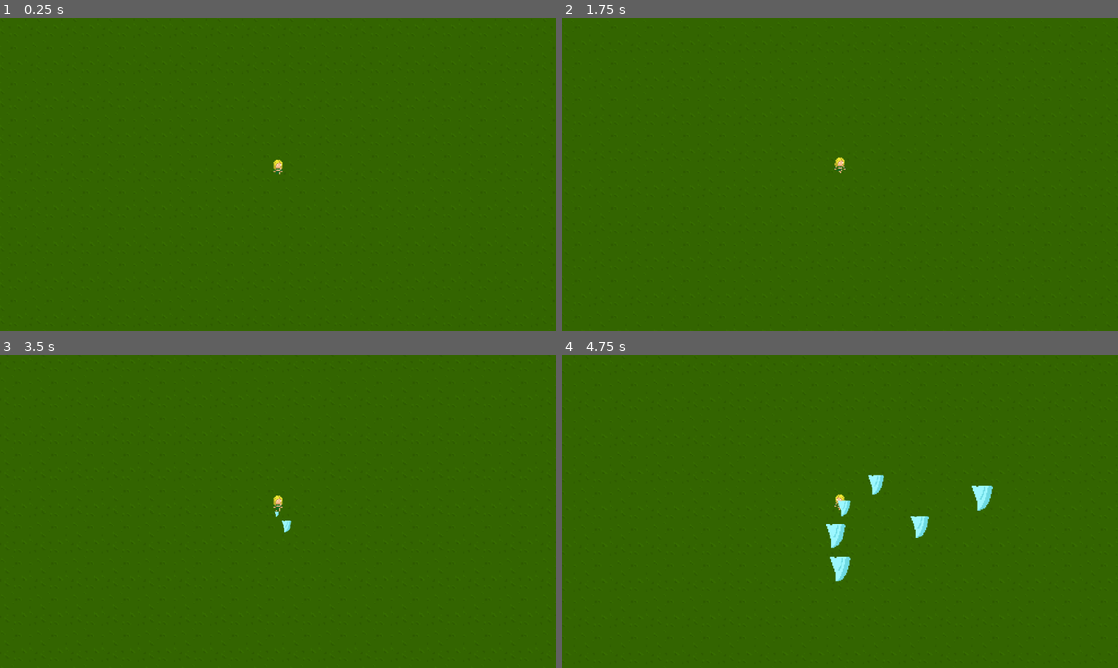
Above: before the commit, frames 1-4 (two rows, left to right).
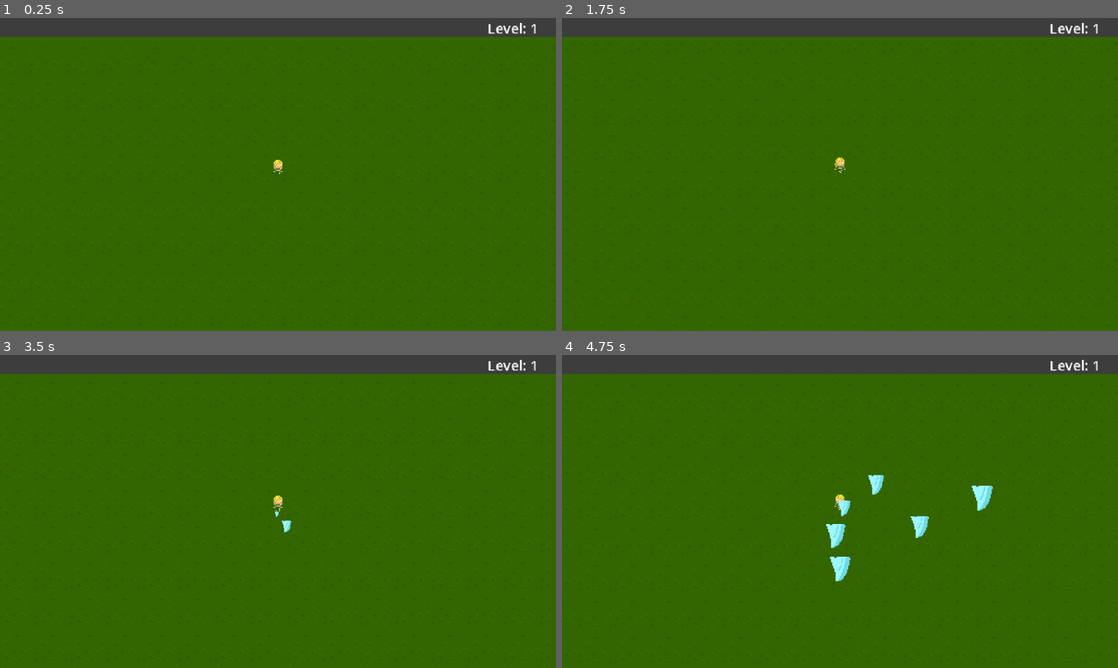
Above: after the commit, the same moments.

Repository: VlastaSeNemyje/VampiresClone
Game: Godot game, scene res://Scenes/world.tscn
Same seed, same stepped clock (60 frames per second), same inputs: the game is played once before the commit and once after it. Sound files missing from this copy of the repository are replaced by a short silence.
Inputs:
- Up to frame 1 (0.25 s): no input
- Up to frame 2 (1.75 s): tap Enter at 0.5 s; hold D (right) 0.53-1.28 s; tap Space at 1.25 s; hold S (down) from 1.28 s (still down)
- Up to frame 3 (3.5 s): tap Enter at 2 s; release S (down) at 2.03 s; hold D (right) 2.03-2.78 s; tap Space at 2.75 s; hold W (up) from 2.78 s (still down)
- Up to frame 4 (4.75 s): release W (up) at 3.53 s; hold A (left) from 3.53 s (still down)

The runs differ from the first frame. In frame 1, 6.0% of the frame differs, in the area x 0-100%, y 0-6%; in frame 2, 6.0%; in frame 3, 6.0%; in frame 4, 6.0%.

Commit message:
create experience

Diff:
--- a/vampires-clone/Scenes/enemy.tscn
+++ b/vampires-clone/Scenes/enemy.tscn
@@ -202,7 +202,6 @@
 
 [node name="snd_hit" type="AudioStreamPlayer2D" parent="." unique_id=1017698475]
 stream = ExtResource("6_ghaa6")
-bus = &"VFX"
 
 [connection signal="hurt" from="HurtBox" to="." method="_on_hurt_box_hurt"]
 
--- a/vampires-clone/Scenes/exp_gem.tscn
+++ b/vampires-clone/Scenes/exp_gem.tscn
@@ -2,33 +2,26 @@
 
 [ext_resource type="Texture2D" uid="uid://be8ccxkuggogn" path="res://Textures/Sprites/GemGreen.png" id="1_j05ow"]
 [ext_resource type="Script" uid="uid://d4lght03e0qoi" path="res://Scripts/exp_gem.gd" id="1_xpps1"]
-
-[sub_resource type="AtlasTexture" id="AtlasTexture_xpps1"]
-atlas = ExtResource("1_j05ow")
-region = Rect2(1, 1, 30, 30)
-
-[sub_resource type="SpriteFrames" id="SpriteFrames_meakw"]
-animations = [{
-"frames": [{
-"duration": 1.0,
-"texture": SubResource("AtlasTexture_xpps1")
-}],
-"loop": true,
-"name": &"default",
-"speed": 5.0
-}]
+[ext_resource type="AudioStream" uid="uid://njfa5i1uhapf" path="res://Sounds/VFX/SFX_WAV_280.wav" id="3_meakw"]
 
 [sub_resource type="RectangleShape2D" id="RectangleShape2D_yuap5"]
 size = Vector2(5, 6)
 
 [node name="ExpGem" type="Area2D" unique_id=221015540 groups=["loot"]]
+collision_layer = 8
+collision_mask = 0
 script = ExtResource("1_xpps1")
 
-[node name="AnimatedSprite2D" type="AnimatedSprite2D" parent="." unique_id=316146659]
-sprite_frames = SubResource("SpriteFrames_meakw")
+[node name="Sprite2D" type="Sprite2D" parent="." unique_id=1005093805]
+texture = ExtResource("1_j05ow")
 
 [node name="CollisionShape2D" type="CollisionShape2D" parent="." unique_id=292709319]
 position = Vector2(0.5, 0)
 shape = SubResource("RectangleShape2D_yuap5")
 
 [node name="Snd_collected" type="AudioStreamPlayer" parent="." unique_id=1477916852]
+stream = ExtResource("3_meakw")
+volume_db = -10.0
+pitch_scale = 0.9
+
+[connection signal="finished" from="Snd_collected" to="." method="_on_snd_collected_finished"]
--- a/vampires-clone/Scenes/player.tscn
+++ b/vampires-clone/Scenes/player.tscn
@@ -3,6 +3,8 @@
 [ext_resource type="Script" uid="uid://crask6d84cg4i" path="res://Scripts/player.gd" id="1_cvnsp"]
 [ext_resource type="Texture2D" uid="uid://dva5k5nflhe47" path="res://Textures/Sprites/MiniYoungDryad.png" id="2_6t5aa"]
 [ext_resource type="PackedScene" uid="uid://cyadi38x6i7cn" path="res://Utility/hurt_box.tscn" id="3_6t5aa"]
+[ext_resource type="Texture2D" uid="uid://be0co0l3j62ou" path="res://Textures/Sprites/BarBcg.png" id="4_fkybt"]
+[ext_resource type="Texture2D" uid="uid://4brnwnxt1tqi" path="res://Textures/Sprites/BarProgress.png" id="5_x3wgy"]
 
 [sub_resource type="AtlasTexture" id="AtlasTexture_vgqql"]
 atlas = ExtResource("2_6t5aa")
@@ -96,6 +98,11 @@
 
 [sub_resource type="CircleShape2D" id="CircleShape2D_6t5aa"]
 radius = 283.0159
+
+[sub_resource type="CircleShape2D" id="CircleShape2D_vgqql"]
+radius = 29.0
+
+[sub_resource type="CircleShape2D" id="CircleShape2D_fkybt"]
 
 [node name="Player" type="CharacterBody2D" unique_id=1972239113 groups=["player"]]
 z_index = 1
@@ -155,12 +162,55 @@
 wait_time = 0.2
 
 [node name="EnemyDetectionArea" type="Area2D" parent="." unique_id=307411742]
+visible = false
 collision_layer = 4
 collision_mask = 4
 monitorable = false
 
 [node name="CollisionShape2D" type="CollisionShape2D" parent="EnemyDetectionArea" unique_id=238774298]
 shape = SubResource("CircleShape2D_6t5aa")
+
+[node name="GrabArea" type="Area2D" parent="." unique_id=2130652941]
+collision_layer = 0
+collision_mask = 8
+
+[node name="CollisionShape2D" type="CollisionShape2D" parent="GrabArea" unique_id=1013245459]
+position = Vector2(0, -7)
+shape = SubResource("CircleShape2D_vgqql")
+
+[node name="CollectArea" type="Area2D" parent="." unique_id=261012492]
+collision_layer = 0
+collision_mask = 8
+
+[node name="CollisionShape2D" type="CollisionShape2D" parent="CollectArea" unique_id=2070721766]
+position = Vector2(0, -7)
+shape = SubResource("CircleShape2D_fkybt")
+
+[node name="GUILayer" type="CanvasLayer" parent="." unique_id=1306127081]
+
+[node name="GUI" type="Control" parent="GUILayer" unique_id=1764110986]
+layout_mode = 3
+anchors_preset = 0
+offset_right = 640.0
+offset_bottom = 360.0
+
+[node name="ExperienceBar" type="TextureProgressBar" parent="GUILayer/GUI" unique_id=831773781]
+unique_name_in_owner = true
+layout_mode = 0
+offset_right = 40.0
+offset_bottom = 40.0
+texture_under = ExtResource("4_fkybt")
+texture_progress = ExtResource("5_x3wgy")
+
+[node name="Lbl_level" type="Label" parent="GUILayer/GUI/ExperienceBar" unique_id=259841371]
+unique_name_in_owner = true
+layout_mode = 0
+offset_left = 540.0
+offset_right = 640.0
+offset_bottom = 23.0
+text = "Level: 1"
+horizontal_alignment = 1
+vertical_alignment = 2
 
 [connection signal="hurt" from="HurtBox" to="." method="_on_hurt_box_hurt"]
 [connection signal="timeout" from="Attack/ArrowTimer" to="." method="_on_arrow_timer_timeout"]
@@ -171,5 +221,7 @@
 [connection signal="timeout" from="Attack/TornadoTimer/TornadoAttackTimer" to="." method="_on_tornado_attack_timer_timeout"]
 [connection signal="body_entered" from="EnemyDetectionArea" to="." method="_on_enemy_detection_area_body_entered"]
 [connection signal="body_exited" from="EnemyDetectionArea" to="." method="_on_enemy_detection_area_body_exited"]
+[connection signal="area_entered" from="GrabArea" to="." method="_on_grab_area_area_entered"]
+[connection signal="area_entered" from="CollectArea" to="." method="_on_collect_area_area_entered"]
 
 [editable path="HurtBox"]
--- a/vampires-clone/Scenes/world.tscn
+++ b/vampires-clone/Scenes/world.tscn
@@ -26,3 +26,5 @@
 
 [node name="EnemySpawner" parent="." unique_id=1013572439 instance=ExtResource("3_5a7ea")]
 spawns = Array[ExtResource("4_fo5ed")]([SubResource("Resource_o06y3")])
+
+[node name="Loot" type="Node2D" parent="." unique_id=1105049148 groups=["loot"]]
--- a/vampires-clone/Scripts/enemy.gd
+++ b/vampires-clone/Scripts/enemy.gd
@@ -3,13 +3,16 @@
 @export var movement_speed = 20
 @export var hp = 10
 @export var knockback_recovery = 3.5
+@export var experience = 1
 var knockback = Vector2.ZERO
 
 @onready var player = get_tree().get_first_node_in_group("player")
+@onready var loot_base = get_tree().get_first_node_in_group("loot")
 @onready var animated_sprite_2d: AnimatedSprite2D = $AnimatedSprite2D
 @onready var snd_hit = $snd_hit
 
 var is_dead = false
+var exp_gem = preload("res://Scenes/exp_gem.tscn")
 
 
 signal remove_from_array(object)
@@ -36,6 +39,10 @@
 	velocity = Vector2.ZERO
 	animated_sprite_2d.play("hit_dead")
 	await animated_sprite_2d.animation_finished
+	var new_gem = exp_gem.instantiate()
+	new_gem.global_position = global_position
+	new_gem.experience = experience
+	loot_base.call_deferred("add_child", new_gem)
 	queue_free()
 
 func _on_hurt_box_hurt(damage, angle, knockback_amount):
@@ -43,6 +50,7 @@
 	knockback = angle * knockback_amount
 	if hp <= 0:
 		animated_sprite_2d.play("hit")
+		snd_hit.play()
 		death()
 	else:
 		snd_hit.play()
--- a/vampires-clone/Scripts/exp_gem.gd
+++ b/vampires-clone/Scripts/exp_gem.gd
@@ -1 +1,36 @@
 extends Area2D
+
+@export var experience = 1
+
+var spr_green = preload("res://Textures/Sprites/GemGreen.png")
+var spr_blue = preload("res://Textures/Sprites/GemBlue.png")
+var spr_red = preload("res://Textures/Sprites/GemRed.png")
+
+var target = null
+var speed = - 0.75
+
+@onready var sprite_2d: Sprite2D = $Sprite2D
+@onready var collision_shape_2d: CollisionShape2D = $CollisionShape2D
+@onready var snd_collected: AudioStreamPlayer = $Snd_collected
+
+func _ready():
+	if experience < 5:
+		return
+	elif experience < 25:
+		sprite_2d.texture = spr_blue
+	else:
+		sprite_2d.texture = spr_red
+
+func _physics_process(delta):
+	if target != null:
+		global_position = global_position.move_toward(target.global_position, speed)
+		speed += 2*delta
+
+func collect():
+	snd_collected.play()
+	collision_shape_2d.call_deferred("set", "disabled", true)
+	sprite_2d.visible = false
+	return experience
+
+func _on_snd_collected_finished():
+	queue_free()
--- a/vampires-clone/Scripts/player.gd
+++ b/vampires-clone/Scripts/player.gd
@@ -45,8 +45,13 @@
 #Enemy Related
 var enemy_close = []
 
+#GUI
+@onready var expBar = get_node("%ExperienceBar")
+@onready var lblLevel = get_node("%Lbl_level")
+
 func _ready():
 	attack()
+	set_expbar(experience, calculate_experiencecap())
 
 func _physics_process(delta):
 	movement()
@@ -154,3 +159,43 @@
 func _on_enemy_detection_area_body_exited(body):
 	if enemy_close.has(body):
 		enemy_close.erase(body)
+
+
+func _on_grab_area_area_entered(area):
+	if area.is_in_group("loot"):
+		area.target = self
+
+func _on_collect_area_area_entered(area):
+	if area.is_in_group("loot"):
+		var gem_exp = area.collect()
+		calculate_experience(gem_exp)
+
+func calculate_experience(gem_exp):
+	var exp_required = calculate_experiencecap()
+	collected_experience += gem_exp
+	if experience + collected_experience >= exp_required: #level up
+		collected_experience -= exp_required-experience
+		experience_level +=1
+		lblLevel.text = str("Level",experience_level)
+		experience = 0
+		exp_required = calculate_experiencecap()
+		calculate_experience(0)
+	else:
+		experience += collected_experience
+		collected_experience = 0
+
+	set_expbar(experience, exp_required)
+
+func calculate_experiencecap():
+	var exp_cap = experience_level
+	if experience_level < 20:
+		exp_cap = experience_level*5
+	elif experience_level < 40:
+		exp_cap + 95 * (experience_level-19)*8
+	else:
+		exp_cap = 255 + (experience_level-39)*12
+	return exp_cap
+
+func set_expbar (set_value = 1, set_max_value = 100):
+	expBar.value = set_value
+	expBar.max_value = set_max_value
Binary file added: vampires-clone/Resources/Health Bar Asset Pack 2 by Adwit Rahman/Health Bar Asset Pack 2 by Adwit Rahman/HealthBar DARK.png
Not shown, added: vampires-clone/Resources/Health Bar Asset Pack 2 by Adwit Rahman/Health Bar Asset Pack 2 by Adwit Rahman/HealthBar DARK.png.import
Not shown, added: vampires-clone/Resources/Health Bar Asset Pack 2 by Adwit Rahman/Health Bar Asset Pack 2 by Adwit Rahman/desktop.ini
Binary file added: vampires-clone/Resources/Health Bar Asset Pack 2 by Adwit Rahman/Health Bar Asset Pack 2 by Adwit Rahman/greenbar (1).png
Not shown, added: vampires-clone/Resources/Health Bar Asset Pack 2 by Adwit Rahman/Health Bar Asset Pack 2 by Adwit Rahman/greenbar (1).png.import
Binary file added: vampires-clone/Resources/Health Bar Asset Pack 2 by Adwit Rahman/Health Bar Asset Pack 2 by Adwit Rahman/redblue (1).png
Not shown, added: vampires-clone/Resources/Health Bar Asset Pack 2 by Adwit Rahman/Health Bar Asset Pack 2 by Adwit Rahman/redblue (1).png.import
Binary file added: vampires-clone/Resources/Health Bar Asset Pack 2 by Adwit Rahman/Health Bar Asset Pack 2 by Adwit Rahman/redblue (2).png
Not shown, added: vampires-clone/Resources/Health Bar Asset Pack 2 by Adwit Rahman/Health Bar Asset Pack 2 by Adwit Rahman/redblue (2).png.import
Binary file added: vampires-clone/Resources/Health Bar Asset Pack 2 by Adwit Rahman/Health Bar Asset Pack 2 by Adwit Rahman/redblue (3).png
Not shown, added: vampires-clone/Resources/Health Bar Asset Pack 2 by Adwit Rahman/Health Bar Asset Pack 2 by Adwit Rahman/redblue (3).png.import
Binary file added: vampires-clone/Resources/Health Bar Asset Pack 2 by Adwit Rahman/Health Bar Asset Pack 2 by Adwit Rahman/rpg (1).png
(and 16 more such lines)
